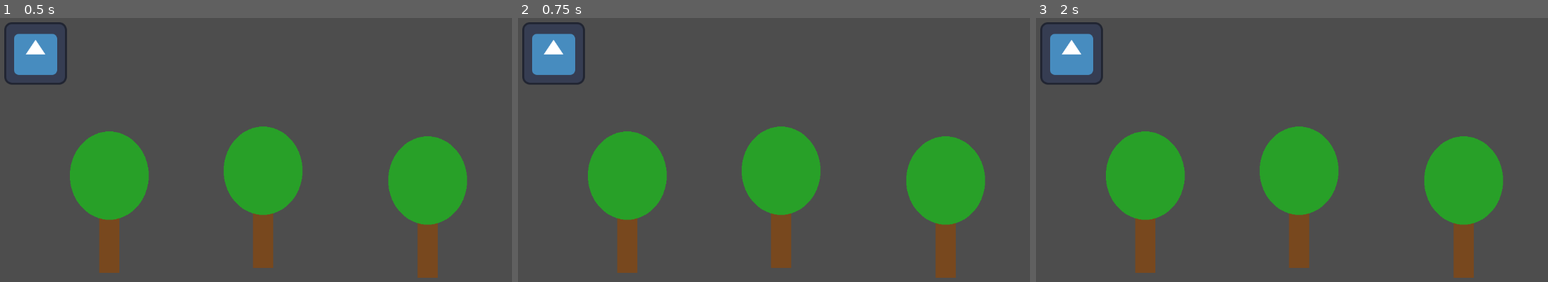
Above: before the commit, frames 1-3 (left to right).
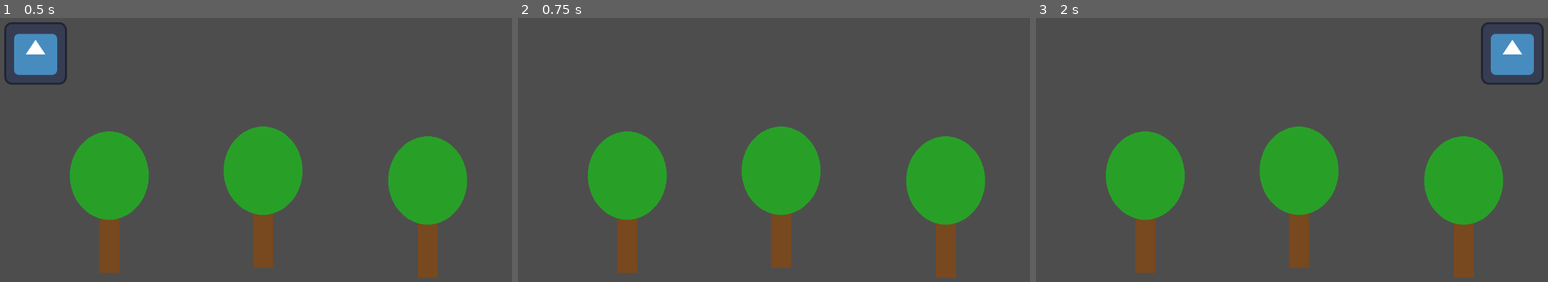
Above: after the commit, the same moments.

Repository: vs35-dot/my-forest1
Game: Godot game, scene res://main.tscn
Same seed, same stepped clock (60 frames per second), same inputs: the game is played once before the commit and once after it. The engine's default icon, where the game draws it, is replaced by a stand-in: a white triangle on a blue panel in a dark square.
Inputs:
- Up to frame 1 (0.5 s): no input
- Up to frame 2 (0.75 s): tap Enter at 0.5 s; hold Right (ui_right) from 0.53 s (still down)
- Up to frame 3 (2 s): tap Space at 1.25 s; release Right (ui_right) at 1.28 s; hold Left (ui_left) from 1.28 s (still down)

Frame 1 is identical in both runs. In frame 2, 1.7% of the frame differs, in the area x 0-14%, y 1-26%; in frame 3, 3.4%, in the area x 0-100%, y 1-26%.

Commit message:
Add files via upload

Diff:
--- /dev/null
+++ b/icon.gd
@@ -0,0 +1,10 @@
+extends Sprite2D
+
+@export var speed = 5
+
+
+func _process(_delta):
+	if Input.is_action_pressed("ui_right"):
+		position.x += speed
+	elif Input.is_action_pressed("ui_left"):
+		position.x -= speed
--- a/main.tscn
+++ b/main.tscn
@@ -1,13 +1,16 @@
 [gd_scene format=3 uid="uid://g3ckytdoc2hn"]
 
 [ext_resource type="Texture2D" uid="uid://b7c1qp5ifmqdn" path="res://icon.svg" id="1_icon"]
-[ext_resource type="PackedScene" path="res://tree.tscn" id="2_tree"]
+[ext_resource type="PackedScene" uid="uid://becb75xprbiy7" path="res://tree.tscn" id="2_tree"]
+[ext_resource type="Script" uid="uid://w3583tfwiewt" path="res://icon.gd" id="3_icon"]
 
 [node name="Main" type="Node2D" unique_id=1440740596]
 
 [node name="Icon" type="Sprite2D" parent="." unique_id=1153297206]
 position = Vector2(100, 100)
 texture = ExtResource("1_icon")
+script = ExtResource("3_icon")
+speed = 300
 
 [node name="Forest" type="Node2D" parent="." unique_id=535498533]
 
Not shown, added: icon.gd.uid
Not shown, changed: README.md
